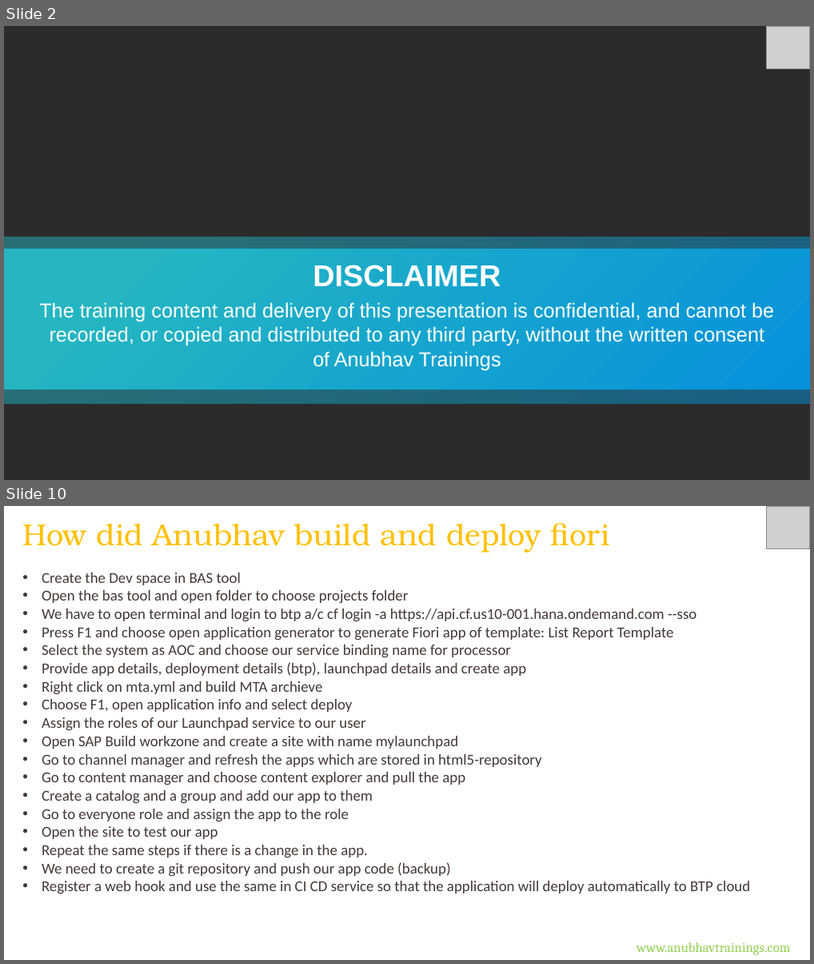
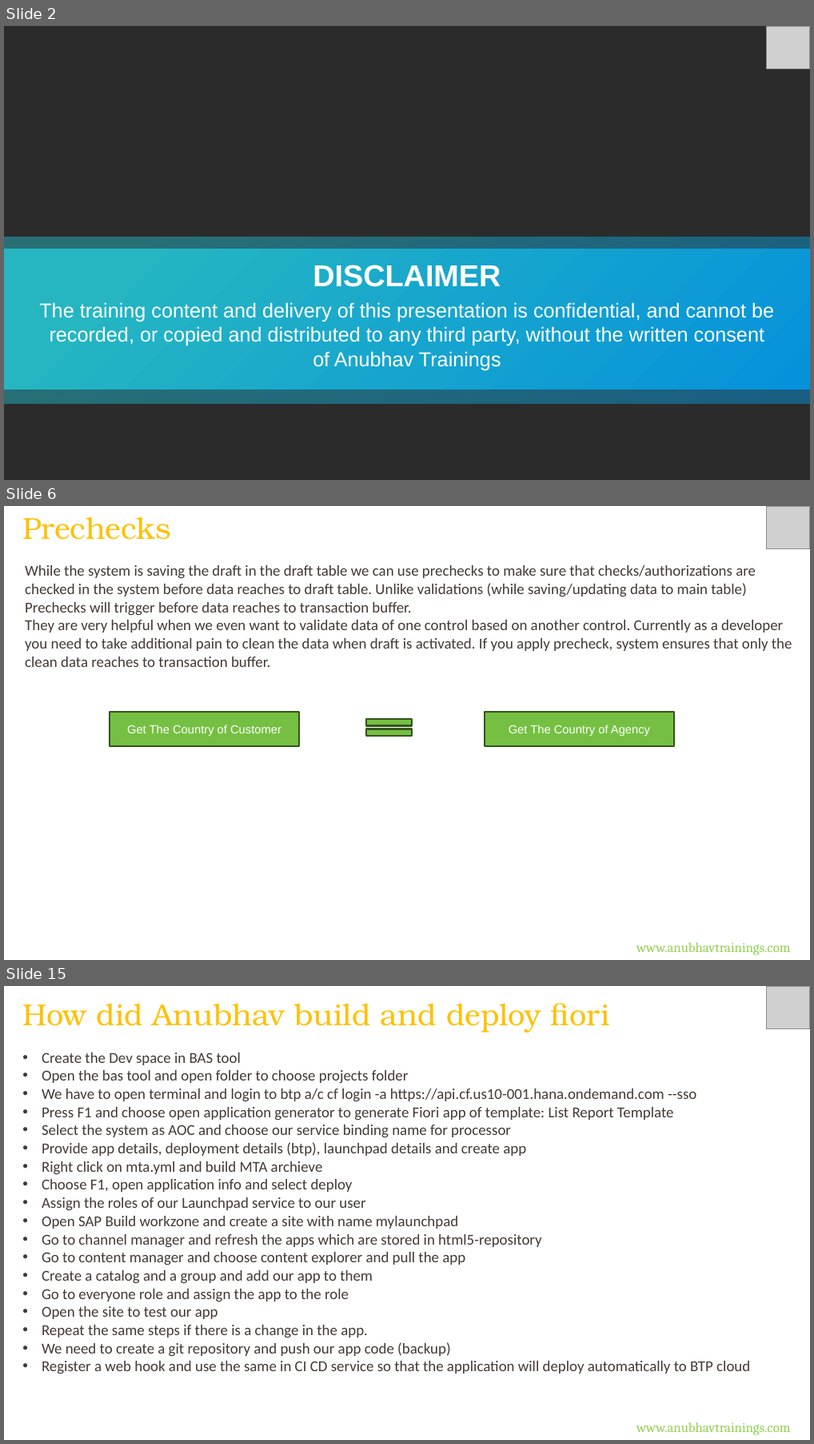
Before and after one commit to soyuztechnologies/Sony_SAP_BTP_Training, a slide deck: Day 26/DAY-26.pptx. Shown one above the other, each under a label of ours: slides 2 and 10 before the commit, slides 2, 6 and 15 after it; the slides between them are not shown. The pictures are 814x964 and 814x1444 pixels, drawn with LibreOffice and Linux fonts; fonts in the diff are those of the drawing; grey boxes stand for pictures; background and template pictures are left out; a plain dark background stands for a picture behind light text. Boxes give left, top, right and bottom in pixels: in the first picture for what was removed or moved away, otherwise in the second. Text is boxed around its words. In the diff, an @@ line names an element or a change of style, - is before the commit and + after.

Commit message:
Auto bot updater Anubhav Trainings

```diff
--- a/Day 26/DAY-26.pptx
+++ b/Day 26/DAY-26.pptx
@@ slide 6 added at (x1=4, y1=506, x2=810, y2=960), background #FFFFFF @@
@@ text added at (x1=22, y1=517, x2=171, y2=540), 36 pt, text #FFC000 @@
+Prechecks
@@ picture added at (x1=767, y1=506, x2=810, y2=549) @@
@@ text added at (x1=25, y1=565, x2=793, y2=667), 18 pt, text #433835 @@
+While the system is saving the draft in the draft table we can use prechecks to make sure that checks/authorizations are checked in the system before data reaches to draft table. Unlike validations (while saving/updating data to main table) Prechecks will trigger before data reaches to transaction buffer.
+They are very helpful when we even want to validate data of one control based on another control. Currently as a developer you need to take additional pain to clean the data when draft is activated. If you apply precheck, system ensures that only the clean data reaches to transaction buffer.
@@ rectangle added at (x1=110, y1=712, x2=299, y2=745), fill #75C042, outline #33541D 2 pt, 14 pt, text #FFFFFF @@
+Get The Country of Customer
@@ rectangle added at (x1=366, y1=719, x2=412, y2=725), fill #75C042, outline #33541D 2 pt @@
@@ rectangle added at (x1=485, y1=712, x2=674, y2=745), fill #75C042, outline #33541D 2 pt, 14 pt, text #FFFFFF @@
+Get The Country of Agency
@@ rectangle added at (x1=366, y1=728, x2=412, y2=736), fill #75C042, outline #33541D 2 pt @@
@@ text added at (x1=637, y1=942, x2=790, y2=955), 16 pt, text #92D050 @@
+www.anubhavtrainings.com
@@ what was slide 10 is now slide 15 @@
```
Also in this commit, not shown: 3 slides changed, 4 other slides added, 5 other files.
